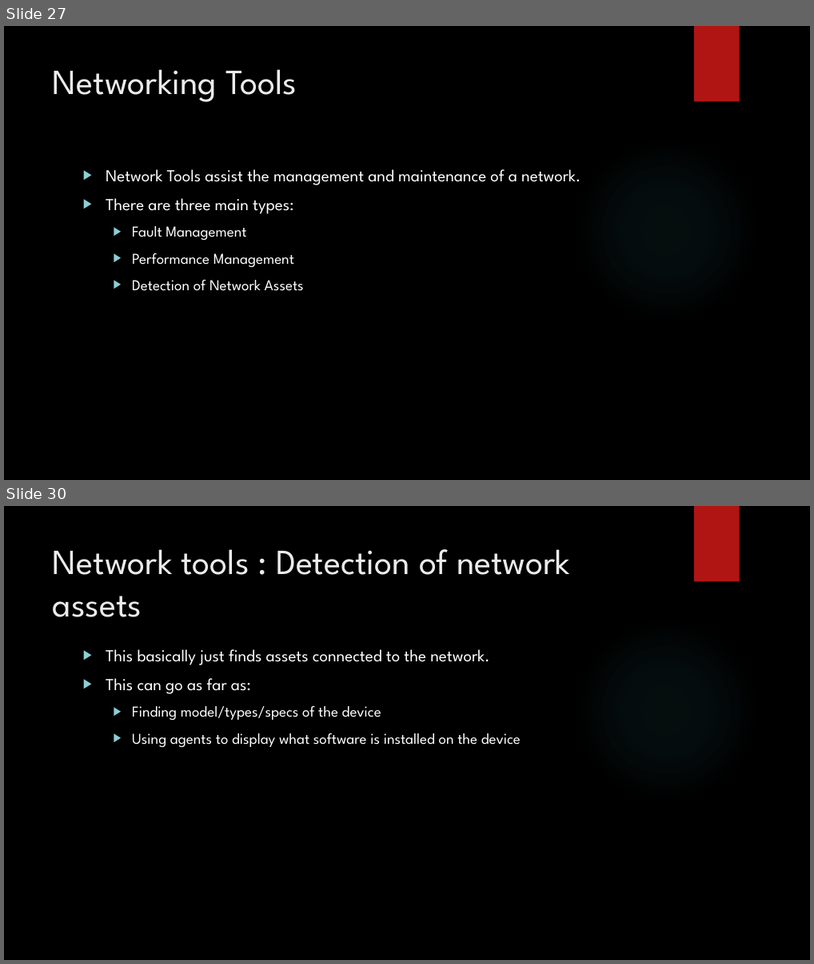
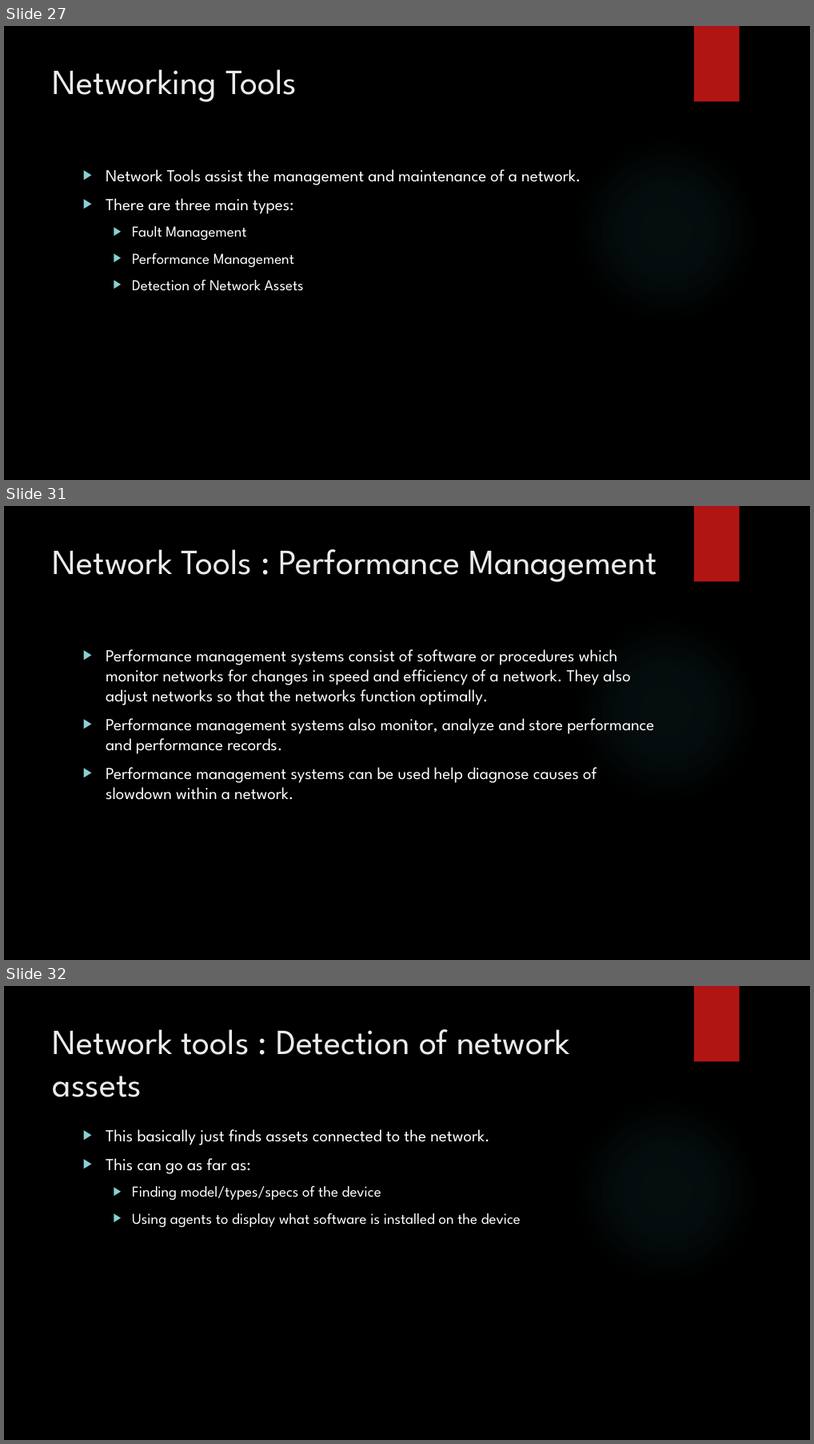
Before and after one commit to SimonLight001/College, a slide deck: Unit 5/Assignment 1/Unit 5 presentation for P1,2,3,M1.pptx. Shown one above the other, each under a label of ours: slides 27 and 30 before the commit, slides 27, 31 and 32 after it; the slides between them are not shown. The pictures are 814x964 and 814x1444 pixels, drawn with LibreOffice and Linux fonts; fonts in the diff are those of the drawing; background and template pictures are left out. Boxes give left, top, right and bottom in pixels: in the first picture for what was removed or moved away, otherwise in the second. Text is boxed around its words. In the diff, an @@ line names an element or a change of style, - is before the commit and + after.

```diff
--- a/Unit 5/Assignment 1/Unit 5 presentation for P1,2,3,M1.pptx
+++ b/Unit 5/Assignment 1/Unit 5 presentation for P1,2,3,M1.pptx
@@ slide 31 added at box(4, 506, 810, 960), background picture (left out); not listed: 2 template elements that a slide beside it also shows @@
@@ title added at box(53, 549, 658, 582), 42 pt, text #EBEBEB @@
+Network Tools : Performance Management
@@ text added at box(106, 649, 654, 800), 20 pt, text #FFFFFF @@
+▶ Performance management systems consist of software or procedures which monitor networks for changes in speed and efficiency of a network. They also adjust networks so that the networks function optimally.
+▶ Performance management systems also monitor, analyze and store performance and performance records.
+▶ Performance management systems can be used help diagnose causes of slowdown within a network.
@@ what was slide 30 is now slide 32 @@
```
Also in this commit, not shown: 3 slides changed, 10 other slides added, 5 slides removed, 21 other files.
